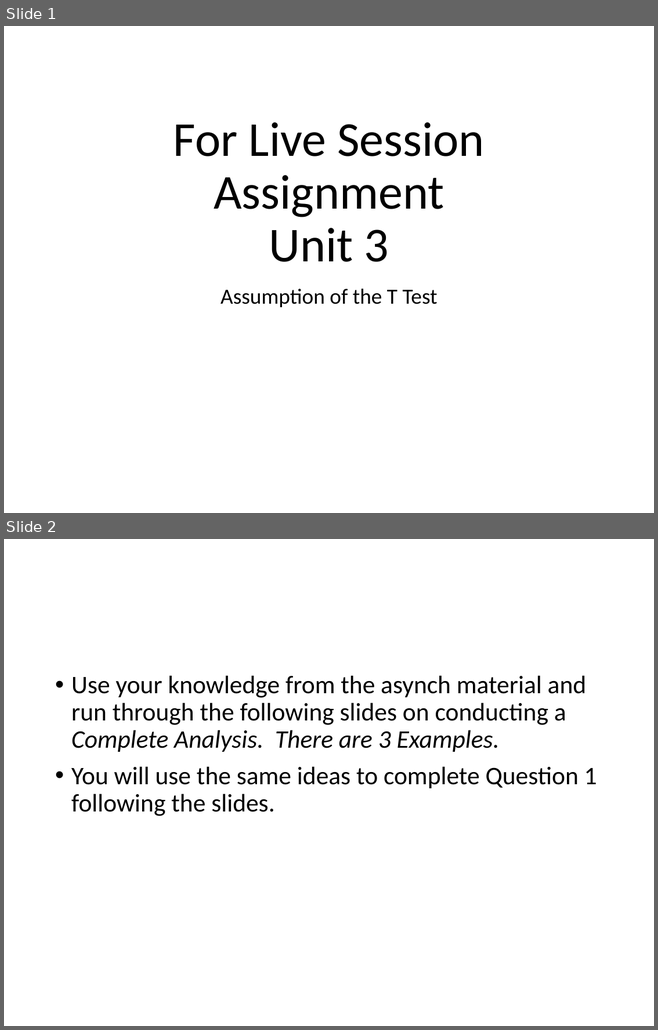
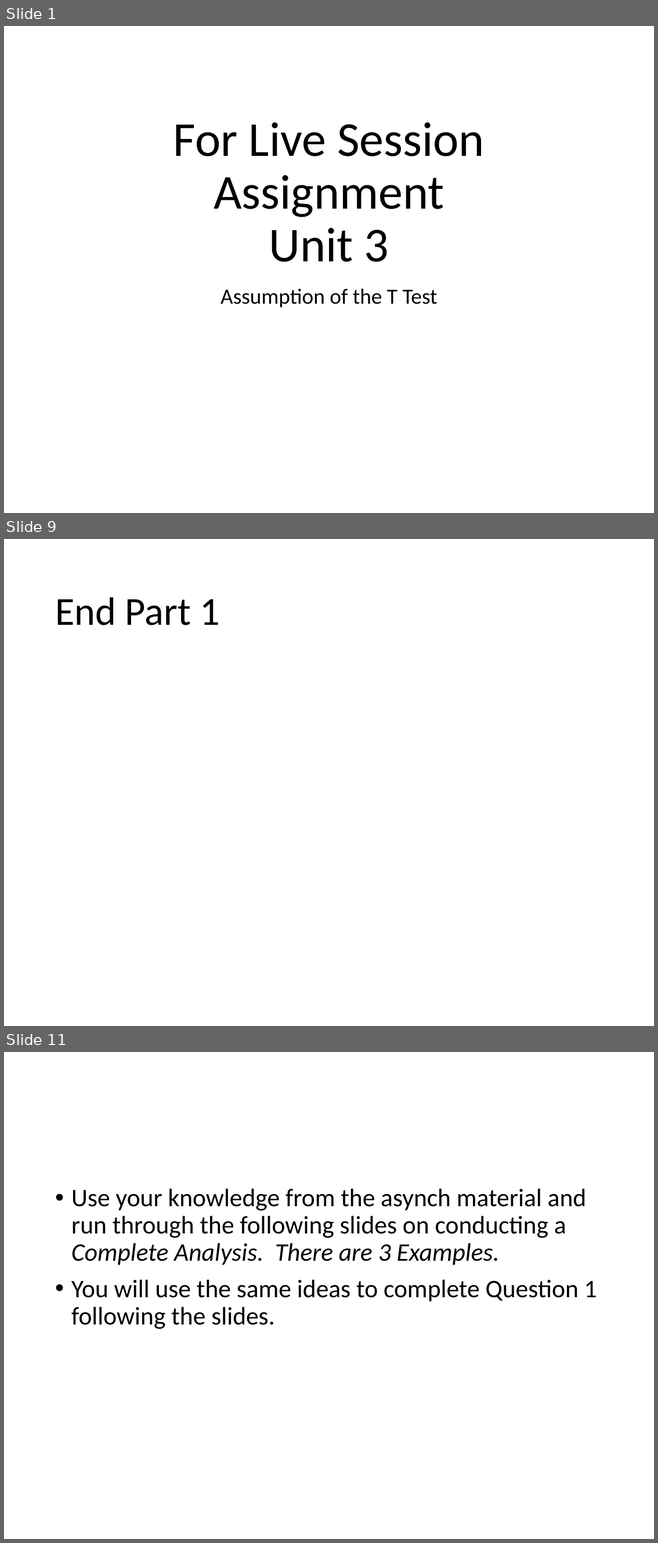
Before and after one commit to BivinSadler/MSDS_6371_Stat_Foundations, a slide deck: Unit 3/6371 For Live Session Assignment Unit 3 Student.pptx. Shown one above the other, each under a label of ours: slides 1 and 2 before the commit, slides 1, 9 and 11 after it; the slides between them are not shown. The pictures are 658x1030 and 658x1543 pixels, drawn with LibreOffice and Linux fonts; fonts in the diff are those of the drawing; grey boxes stand for pictures. Boxes give left, top, right and bottom in pixels: in the first picture for what was removed or moved away, otherwise in the second. Text is boxed around its words. In the diff, an @@ line names an element or a change of style, - is before the commit and + after.

```diff
--- a/Unit 3/6371 For Live Session Assignment Unit 3 Student.pptx
+++ b/Unit 3/6371 For Live Session Assignment Unit 3 Student.pptx
@@ slide 9 added at bbox=[4, 539, 654, 1026], background #FFFFFF @@
@@ title added at bbox=[55, 597, 220, 625], 44 pt, text #000000 @@
+End Part 1
@@ what was slide 2 is now slide 11 @@
```
Also in this commit, not shown: 10 other slides added.
